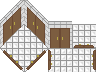
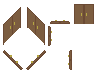
Layered file, before and after one edit (96x72). Changes by layer:
painted on "tileset" over (x1=0, y1=0, x2=96, y2=72)
painted on "Background" over (x1=0, y1=0, x2=96, y2=72)
